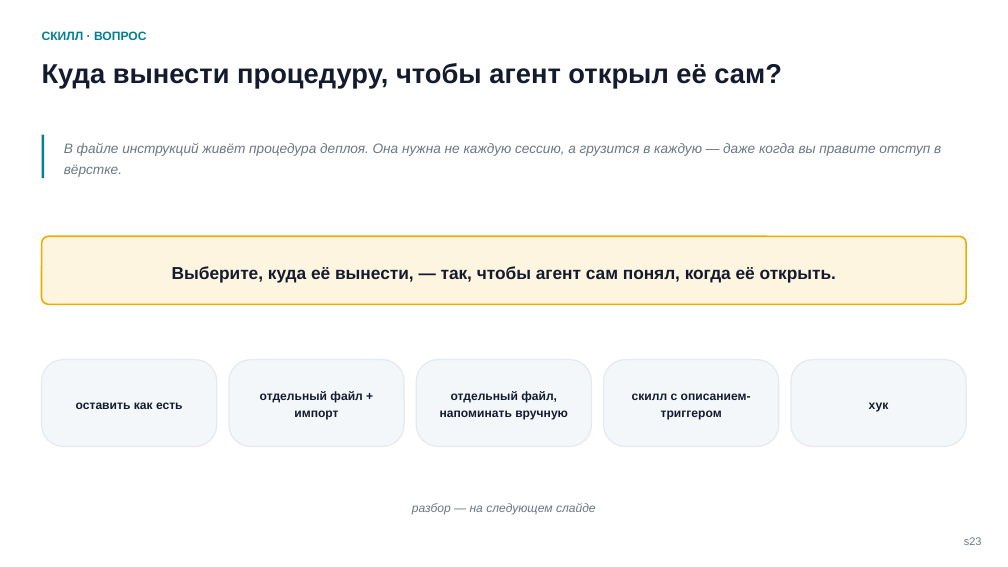
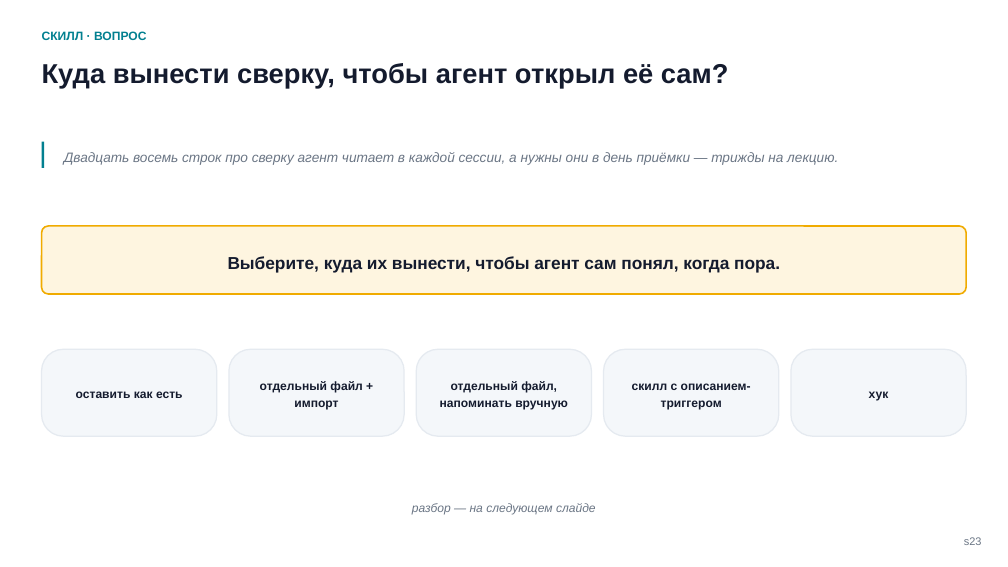
Before and after one commit to tellina-study/AI-usage-lessons, a slide deck: slide 23 of library/seminars/sem-05/rendered/sem-05.pptx. Drawn at 1008x567 pixels with LibreOffice and Linux fonts; fonts in the diff are those of the drawing. Boxes give left, top, right and bottom in pixels: in the first picture for what was removed or moved away, otherwise in the second. Text is boxed around its words. In the diff, an @@ line names an element or a change of style, - is before the commit and + after.

```diff
--- a/library/seminars/sem-05/rendered/sem-05.pptx
+++ b/library/seminars/sem-05/rendered/sem-05.pptx
@@ text at <box>42,63,728,88</box>: text changed @@
-Куда вынести процедуру, чтобы агент открыл её сам?
+Куда вынести сверку, чтобы агент открыл её сам?
@@ rectangle: place and size @@
-rectangle at <box>42,135,45,178</box>
+rectangle at <box>42,141,45,168</box>
@@ text at <box>64,152,838,165</box>: text changed @@
-В файле инструкций живёт процедура деплоя. Она нужна не каждую сессию, а грузится в каждую — даже когда вы правите отступ в вёрстке.
+Двадцать восемь строк про сверку агент читает в каждой сессии, а нужны они в день приёмки — трижды на лекцию.
@@ text at <box>228,256,780,273</box>: text changed @@
-Выберите, куда её вынести, — так, чтобы агент сам понял, когда её открыть.
+Выберите, куда их вынести, чтобы агент сам понял, когда пора.
@@ 6 rounded rectangles, 5 texts: place and size @@
-6 rounded rectangles, 5 texts at <box>42,237,966,447</box>
+6 rounded rectangles, 5 texts at <box>42,226,966,436</box>
```
Also in this commit, not shown: 14 other slides changed, 10 slides added, 10 slides removed, 48 other files.
